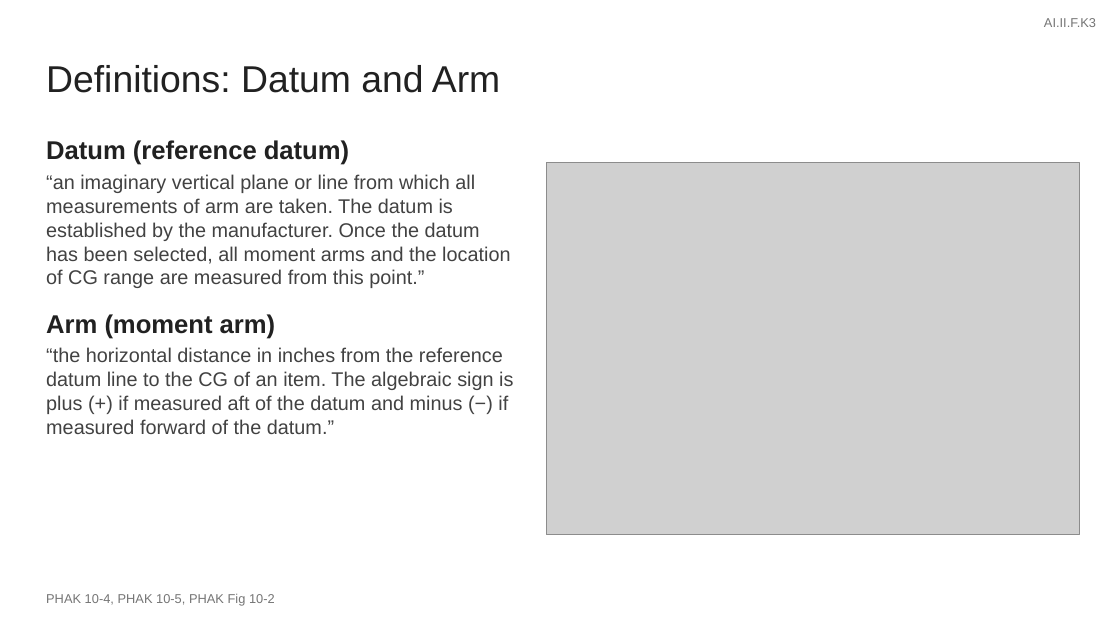
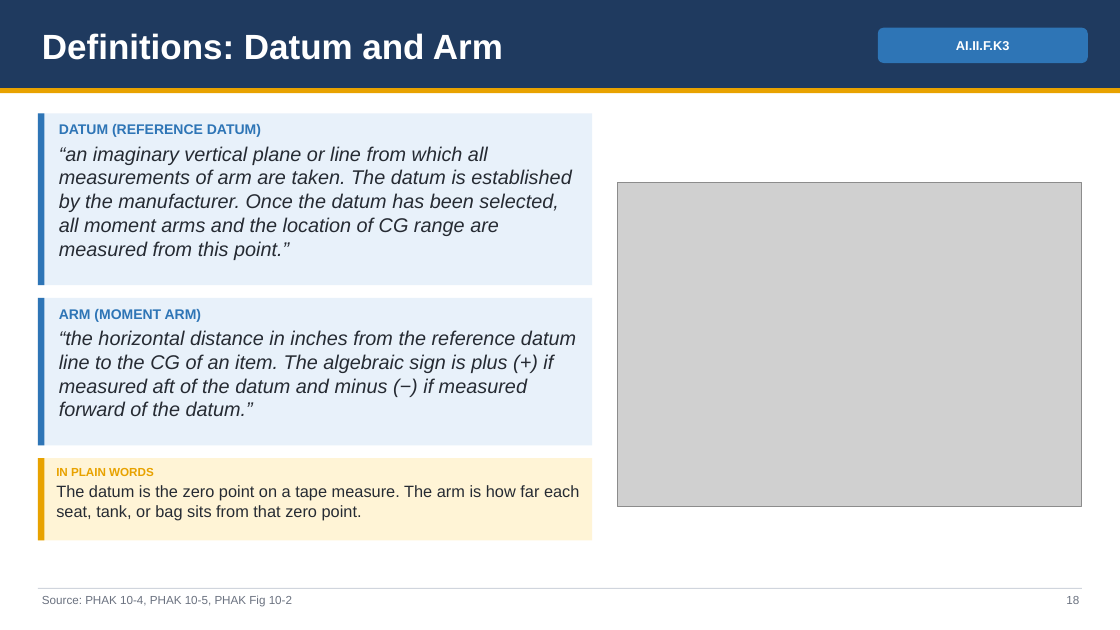
Before and after one commit to greenleeezekial1-glitch/Claude, a slide deck: slide 18 of Area II - Technical Subject Areas/II.F Performance and Limitations - Slides.pptx (slide 15 before the commit). Drawn at 1120x630 pixels with LibreOffice and Linux fonts; fonts in the diff are those of the drawing; grey boxes stand for pictures. Boxes give left, top, right and bottom in pixels: in the first picture for what was removed or moved away, otherwise in the second. Text is boxed around its words. In the diff, an @@ line names an element or a change of style, - is before the commit and + after.

```diff
--- a/Area II - Technical Subject Areas/II.F Performance and Limitations - Slides.pptx
+++ b/Area II - Technical Subject Areas/II.F Performance and Limitations - Slides.pptx
@@ rectangle added at [0, 0, 1120, 88], fill #1F3A5F @@
@@ text "Definitions: Datum and Arm": place and size @@
-text "Definitions: Datum and Arm" at [46, 65, 500, 93]
+text "Definitions: Datum and Arm" at [42, 33, 503, 60]
@@ text "Definitions: Datum and Arm" at [42, 33, 503, 60]: size 32 to 30 pt, text colour #212121 to #FFFFFF, bold on; less space between paragraphs @@
@@ rounded rectangle "AI.II.F.K3": place and size @@
-rounded rectangle "AI.II.F.K3" at [1044, 18, 1096, 27]
+rounded rectangle "AI.II.F.K3" at [878, 28, 1088, 63]
@@ rounded rectangle "AI.II.F.K3" at [878, 28, 1088, 63]: text colour #757575 to #FFFFFF, bold on; alignment right to centre; less space between paragraphs; vertical alignment top to middle; fill none to #2E75B6 @@
@@ rectangle added at [0, 88, 1120, 93], fill #E8A200 @@
@@ rectangle added at [38, 113, 592, 286], fill #E8F1FA @@
@@ rectangle added at [38, 113, 45, 286], fill #2E75B6 @@
@@ text "DATUM (REFERENCE DATUM)": place and size @@
-text "DATUM (REFERENCE DATUM)" at [46, 140, 513, 434]
+text "DATUM (REFERENCE DATUM)" at [59, 124, 571, 260]
@@ text at [59, 124, 261, 137]: text changed; size 22 to 12 pt; text colour #212121 to #2E75B6 @@
-Datum (reference datum)
+DATUM (REFERENCE DATUM)
@@ text at [59, 146, 571, 260]: text colour #424242 to #262B33, italic on; less space between paragraphs @@
@@ picture: place and size @@
-picture at [546, 163, 1080, 535]
+picture at [618, 182, 1082, 507]
@@ rectangle added at [38, 298, 592, 446], fill #E8F1FA @@
@@ rectangle added at [38, 298, 45, 446], fill #2E75B6 @@
@@ text at [46, 314, 513, 434]: paragraphs removed @@
-Arm (moment arm)
-“the horizontal distance in inches from the reference datum line to the CG of an item. The algebraic sign is plus (+) if measured aft of the datum and minus (−) if measured forward of the datum.”
@@ text added at [59, 309, 576, 416], 17 pt, text #262B33, italic @@
+ARM (MOMENT ARM)
+“the horizontal distance in inches from the reference datum line to the CG of an item. The algebraic sign is plus (+) if measured aft of the datum and minus (−) if measured forward of the datum.”
@@ rectangle added at [38, 458, 592, 540], fill #FFF4D6 @@
@@ rectangle added at [38, 458, 45, 540], fill #E8A200 @@
@@ text added at [56, 468, 579, 520], 14 pt, text #262B33 @@
+IN PLAIN WORDS
+The datum is the zero point on a tape measure. The arm is how far each seat, tank, or bag sits from that zero point.
@@ rectangle added at [38, 588, 1082, 589], fill #D0D5DD @@
@@ text at [42, 595, 292, 607]: text changed; size 11 to 10 pt; text colour #757575 to #6B7280 @@
-PHAK 10-4, PHAK 10-5, PHAK Fig 10-2
+Source: PHAK 10-4, PHAK 10-5, PHAK Fig 10-2
@@ text added at [1066, 596, 1079, 604], 10 pt, text #6B7280 @@
+18
```
Also in this commit, not shown: 41 other slides changed, 8 slides added, 12 other files.
